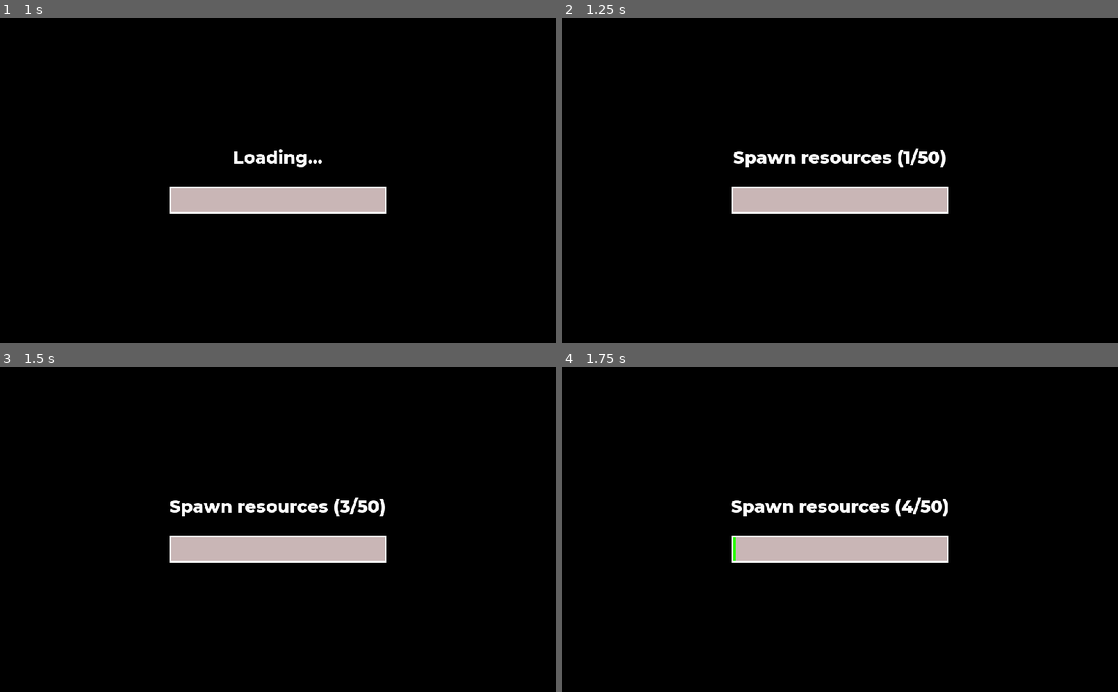
Above: before the commit, frames 1-4 (two rows, left to right).
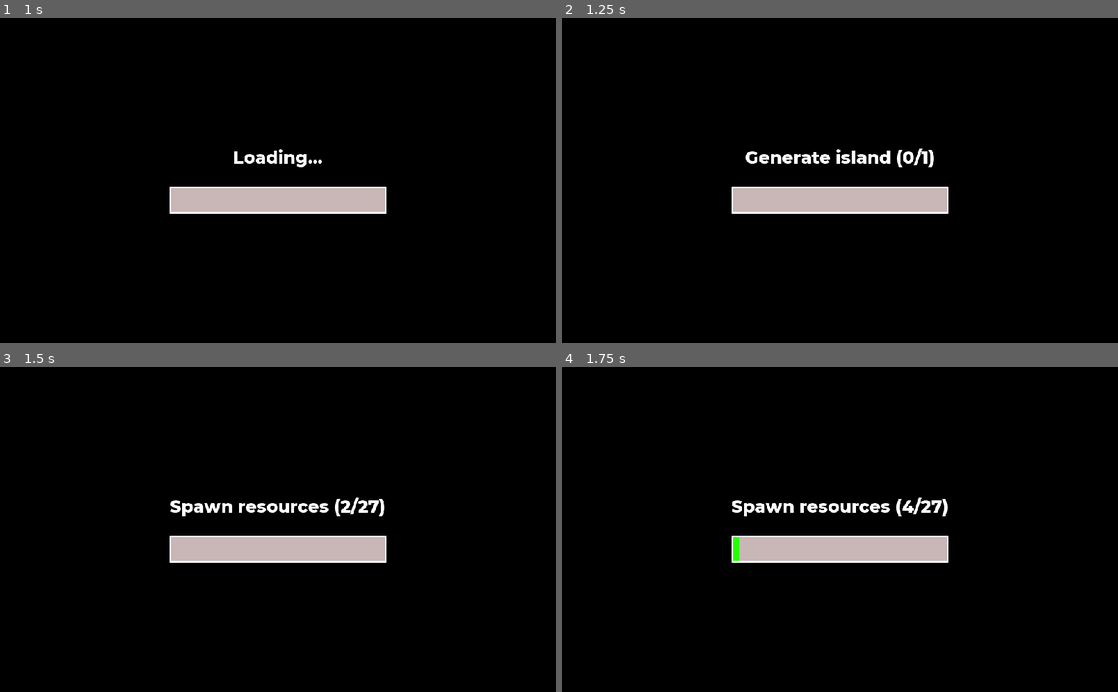
Above: after the commit, the same moments.

Repository: renosyah/fox-island
Game: Godot game, scene res://gameplay/mp/host/battle.tscn
Same seed, same stepped clock (60 frames per second), same inputs: the game is played once before the commit and once after it. This scene is started directly instead of the project's main scene. Sound files missing from this copy of the repository are replaced by a short silence.
Inputs (mouse positions are in pixels of both pictures, inside the frame that each line leads up to):
- Up to frame 1 (1 s): tap Enter at 0.5 s; move the mouse to (400, 164) at 0.52 s; hold Right (ui_right) from 0.53 s (still down); click (400, 164) at 0.67 s
- Up to frame 2 (1.25 s): keep holding Right (ui_right)
- Up to frame 3 (1.5 s): release Right (ui_right) at 1.25 s; drag from (166, 545) to (250, 594) at 1.27 s
- Up to frame 4 (1.75 s): no input

Frame 1 is identical in both runs. In frame 2, 0.8% of the frame differs, in the area x 30-69%, y 40-46%; in frame 3, 0.4%; in frame 4, 0.4%.

Commit message:
fix turning

Diff:
--- a/assets/day-night/day_night_dome.tscn
+++ b/assets/day-night/day_night_dome.tscn
@@ -149,7 +149,7 @@
 tracks/1/imported = false
 tracks/1/enabled = true
 tracks/1/keys = {
-"times": PoolRealArray( 0, 4, 4.2, 6.7, 6.8, 7.6 ),
+"times": PoolRealArray( 0, 4, 4.1, 6.7, 6.8, 7.6 ),
 "transitions": PoolRealArray( 1, 1, 1, 1, 1, 1 ),
 "update": 1,
 "values": [ 1.0, 1.0, 0.0, 0.0, 1.0, 1.0 ]
@@ -240,7 +240,7 @@
 tracks/8/keys = {
 "times": PoolRealArray( 0, 3, 3.2, 3.4, 3.6, 3.8, 4, 4.2, 4.6, 6.6, 6.8, 7, 7.2, 7.4, 7.6 ),
 "transitions": PoolRealArray( 1, 1, 1, 1, 1, 1, 1, 1, 1, 1, 1, 1, 1, 1, 1 ),
-"update": 0,
+"update": 1,
 "values": [ Color( 0.309804, 0.752941, 1, 1 ), Color( 0.309804, 0.752941, 1, 1 ), Color( 0.403922, 0.588235, 0.678431,  …(468 unchanged characters)…
 }
 tracks/9/type = "value"
@@ -250,7 +250,7 @@
 tracks/9/imported = false
 tracks/9/enabled = true
 tracks/9/keys = {
-"times": PoolRealArray( 0, 4, 4.3, 6.7, 6.8, 7.6 ),
+"times": PoolRealArray( 0, 4, 4.1, 6.7, 6.8, 7.6 ),
 "transitions": PoolRealArray( 1, 1, 1, 1, 1, 1 ),
 "update": 1,
 "values": [ 0.0, 0.0, 0.4, 0.4, 0.0, 0.0 ]
--- a/assets/rotating-camera/rotating-camera.gd
+++ b/assets/rotating-camera/rotating-camera.gd
@@ -1,8 +1,8 @@
 extends Spatial
 class_name RotatingCamera
 
-export var vertical_rotation_speed :float = 15.0
-export var horizontal_rotation_speed :float = 25.0
+export var vertical_rotation_speed :float = 5.0
+export var horizontal_rotation_speed :float = 5.0
 export var facing_direction :Vector2 = Vector2.ZERO
 
 func get_facing_direction():
--- a/assets/rotating-camera/rotating-camera.tscn
+++ b/assets/rotating-camera/rotating-camera.tscn
@@ -10,6 +10,7 @@
 [node name="SpringArm" type="SpringArm" parent="."]
 transform = Transform( 1, 0, 0, 0, 1, 0, 0, 0, 1, 0, 2.5, 0 )
 spring_length = 3.0
+margin = 0.8
 
 [node name="Camera" type="Camera" parent="SpringArm"]
 transform = Transform( 1, 0, 0, 0, 0.906308, 0.422618, 0, -0.422618, 0.906308, 0, 0, 0 )
--- a/entity/BaseEntity.gd
+++ b/entity/BaseEntity.gd
@@ -67,7 +67,7 @@
 	_set_network_master(Network.PLAYER_HOST_ID)
 
 # Called every frame. 'delta' is the elapsed time since the previous frame.
-func _physics_process(delta :float) -> void:
+func _process(delta :float) -> void:
 	moving(delta)
 
 	if not _is_network_running():
--- a/entity/resources/stone/stone.gd
+++ b/entity/resources/stone/stone.gd
@@ -29,7 +29,7 @@
 		return
 
 	visible = true
-	tween.interpolate_property(self, "scale", Vector3.ZERO, Vector3.ONE, 0.2)
+	tween.interpolate_property(mesh, "scale", Vector3.ZERO, Vector3.ONE, 0.2)
 	tween.start()
 
 func camera_exited(camera: Camera):
@@ -49,6 +49,10 @@
 	mesh.get_child(0).remove_child(collision)
 	add_child(collision)
 	mesh.get_child(0).queue_free()
+
+	mesh.cast_shadow = true
+	mesh.generate_lightmap = false
+	mesh.software_skinning_transform_normals = false
 
 	tween = Tween.new()
 	add_child(tween)
--- a/entity/resources/tree/tree.gd
+++ b/entity/resources/tree/tree.gd
@@ -29,7 +29,7 @@
 		return
 
 	visible = true
-	tween.interpolate_property(self, "scale", Vector3.ZERO, Vector3.ONE, 0.2)
+	tween.interpolate_property(mesh, "scale", Vector3.ZERO, Vector3.ONE, 0.2)
 	tween.start()
 
 func camera_exited(camera: Camera):
@@ -55,6 +55,10 @@
 	add_child(mesh)
 	mesh.mesh = mesh_model
 	mesh.create_convex_collision()
+
+	mesh.cast_shadow = true
+	mesh.generate_lightmap = false
+	mesh.software_skinning_transform_normals = false
 
 	collision = mesh.get_child(0).get_child(0)
 	mesh.get_child(0).remove_child(collision)
--- a/entity/unit/ground-unit/BaseGroundUnit.gd
+++ b/entity/unit/ground-unit/BaseGroundUnit.gd
@@ -35,7 +35,7 @@
 	if is_on_floor():
 		_snap = -get_floor_normal() - get_floor_velocity() * delta
 		if _aim_direction != Vector3.ZERO:
-			_transform_turning(_velocity, delta)
+			_transform_turning(_aim_direction, delta)
 			var n = _raycast.get_collision_normal()
 			var xform = align_with_y(global_transform, n)
 			global_transform = global_transform.interpolate_with(xform, rotation_speed * delta)
@@ -59,6 +59,6 @@
 # utils
 func _transform_turning(direction :Vector3, delta :float) -> void:
 	var _pos = global_transform.origin
-	var _direction :Vector3 = direction * 100 - _pos
+	var _direction :Vector3 = direction * 100 + _pos
 	var new_transform :Transform = transform.looking_at(_direction , Vector3.UP)
 	transform = transform.interpolate_with(new_transform, rotation_speed * delta)
--- a/map/BaseMap.gd
+++ b/map/BaseMap.gd
@@ -40,7 +40,7 @@
 	noise.octaves = 4
 	noise.period = 80.0
 
-	var lands= _create_land(noise)
+	var lands = _create_land(noise)
 	var land_mesh :MeshInstance = lands[0]
 	var inland_positions = lands[1]
 	add_child(land_mesh)
@@ -98,13 +98,13 @@
 		preload("res://entity/resources/tree/tree_4/tree.tscn"),
 	]
 
-	var trimed_inland_positions = _trim_array(inland_positions, 12)
+	var trimed_inland_positions = _trim_array(inland_positions, 22)
 
 	for pos in trimed_inland_positions:
 		if pos.y > 5.0:
 			recomended_spawn_pos = pos
 
-		var index :int = rng.randf_range(0, _resources.size() - 1)
+		var index :int = rng.randf_range(0, _resources.size())
 		var res :Resource = _resources[index]
 
 		stuffs.append(
